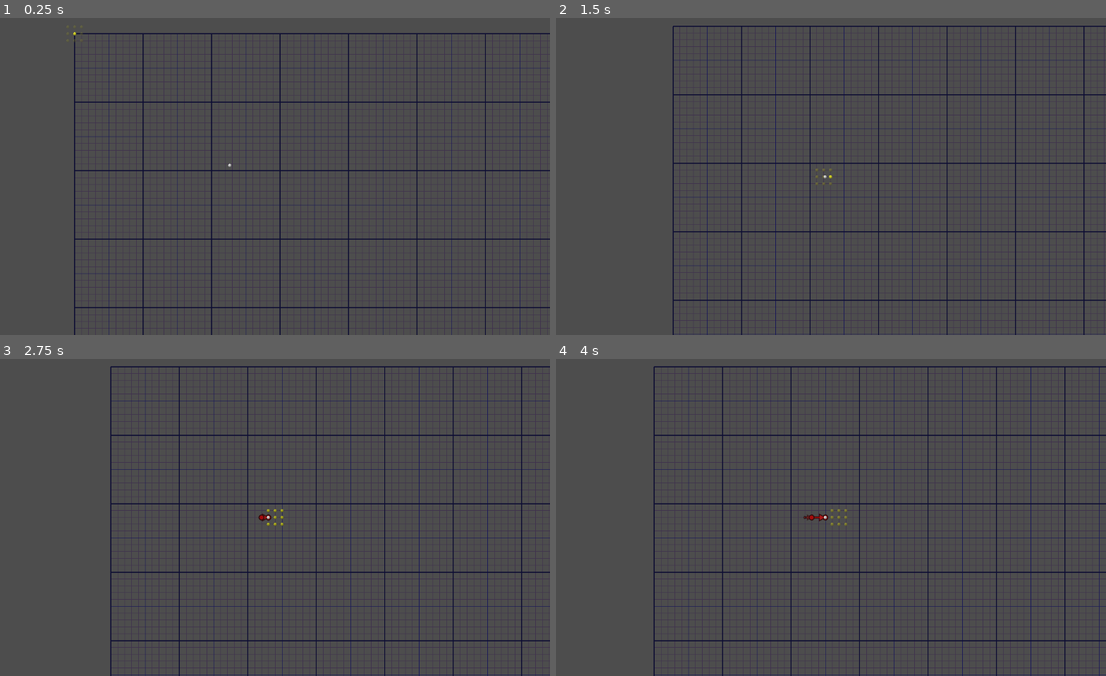
Above: before the commit, frames 1-4 (two rows, left to right).
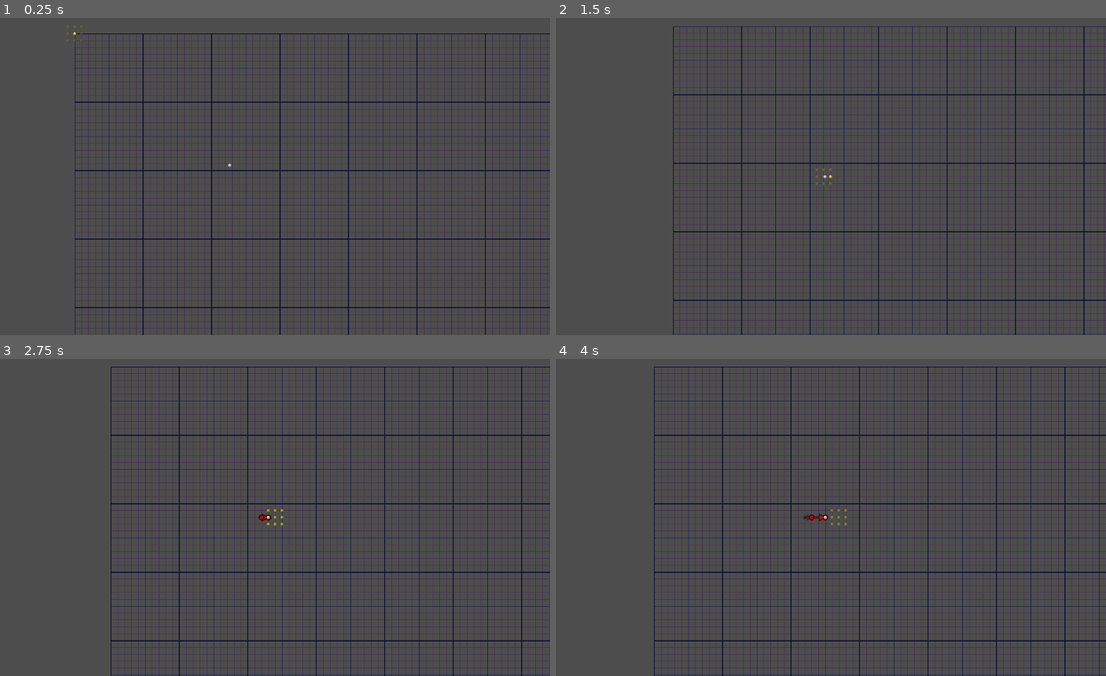
Above: after the commit, the same moments.

Repository: vibrunazo/godot-vector
Game: Godot game, scene res://scenes/map.tscn
The game is run twice, just before and just after one commit, with the same random seed, the same clock (stepped at 60 frames per second) and the same inputs.
Inputs:
- Up to frame 1 (0.25 s): no input
- Up to frame 2 (1.5 s): hold Right (ui_right) 0.53-1.28 s; hold Down (ui_down) from 1.28 s (still down)
- Up to frame 3 (2.75 s): release Down (ui_down) at 2.03 s; hold Right (ui_right) from 2.03 s (still down)
- Up to frame 4 (4 s): release Right (ui_right) at 2.78 s; hold Up (ui_up) 2.78-3.53 s; hold Left (ui_left) from 3.53 s (still down)

The runs differ from the first frame. In frame 1, 0.3% of the frame differs, in the area x 13-100%, y 4-100%; in frame 2, 0.3%; in frame 3, 0.3%; in frame 4, 0.3%.

Commit message:
fix grid culling

Diff:
--- a/scenes/grid.tscn
+++ b/scenes/grid.tscn
@@ -3,6 +3,7 @@
 [ext_resource type="Script" path="res://scenes/Grid.gd" id="1_vq0c6"]
 
 [node name="Grid" type="Control"]
+clip_contents = true
 layout_mode = 3
 anchors_preset = 15
 anchor_right = 1.0
--- a/scenes/map.tscn
+++ b/scenes/map.tscn
@@ -14,6 +14,8 @@
 
 [node name="Grid" parent="." instance=ExtResource("1_pm8pa")]
 layout_mode = 1
+offset_right = 2588.0
+offset_bottom = 1852.0
 
 [node name="RaceCam" parent="." node_paths=PackedStringArray("car") instance=ExtResource("3_gu565")]
 position = Vector2(580, 360)
@@ -33,3 +35,5 @@
 [node name="Car" parent="Cars" node_paths=PackedStringArray("grid") instance=ExtResource("1_muxmf")]
 position = Vector2(320, 256)
 grid = NodePath("../../Grid")
+
+[editable path="Grid"]
--- a/scenes/race_cam.tscn
+++ b/scenes/race_cam.tscn
@@ -4,4 +4,5 @@
 
 [node name="RaceCam" type="Camera2D"]
 position_smoothing_enabled = true
+editor_draw_limits = true
 script = ExtResource("1_2xwv3")
